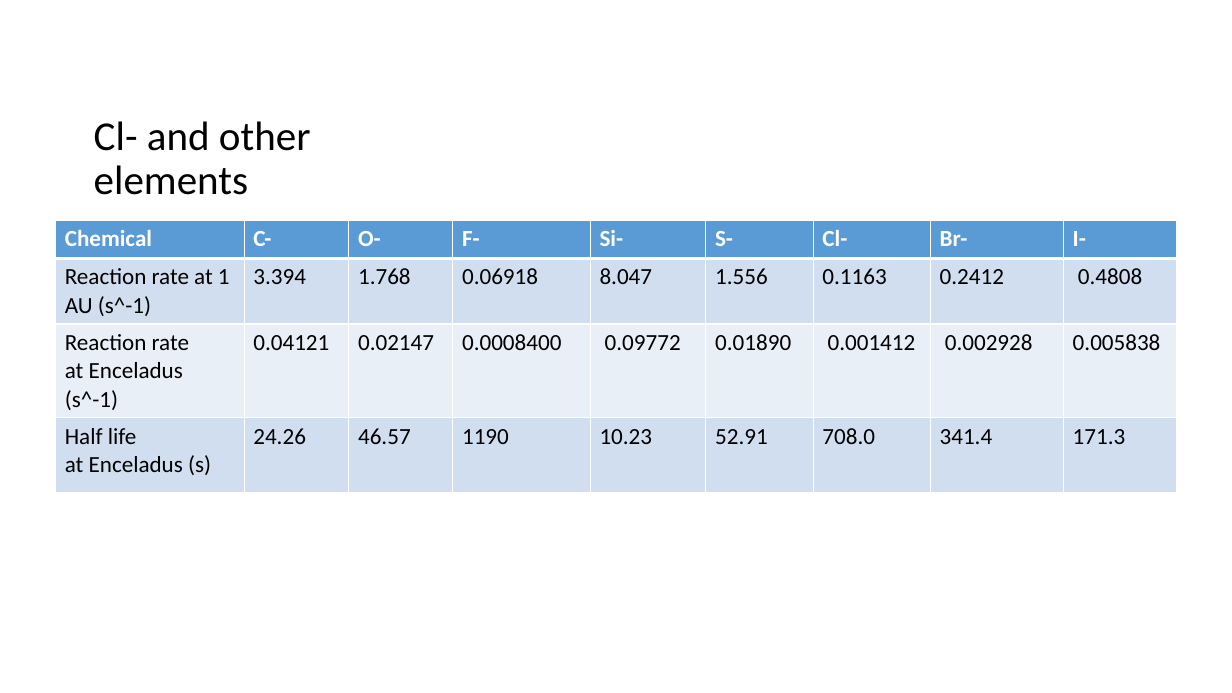
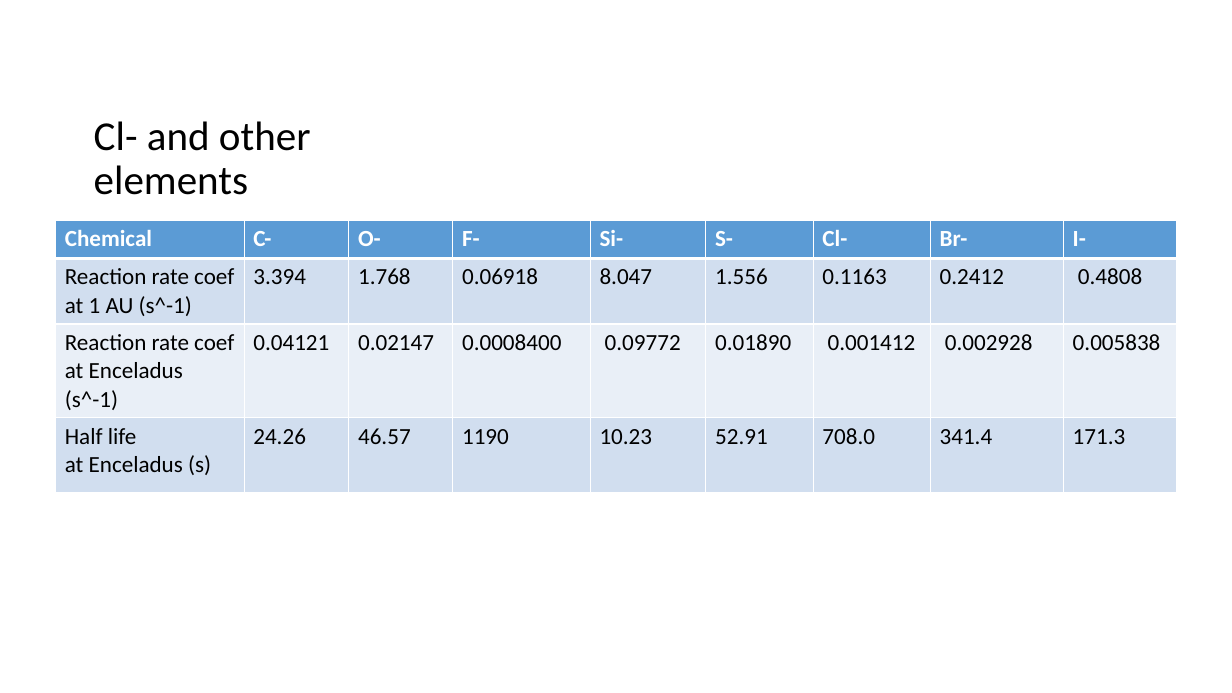
Before and after one commit to CubeOvO/Saturn, a slide deck: slide 5 of week4/Photodetachment Rate at Saturn - Draft.pptx. Drawn at 1232x693 pixels with LibreOffice and Linux fonts; fonts in the diff are those of the drawing. Boxes give left, top, right and bottom in pixels: in the first picture for what was removed or moved away, otherwise in the second. Text is boxed around its words. In the diff, an @@ line names an element or a change of style, - is before the commit and + after.

```diff
--- a/week4/Photodetachment Rate at Saturn - Draft.pptx
+++ b/week4/Photodetachment Rate at Saturn - Draft.pptx
@@ table at bbox=[55, 220, 1177, 479] @@
-row 2, column 1: Reaction rate at 1 AU (s^-1)
+row 2, column 1: Reaction rate coef at 1 AU (s^-1)
-row 3, column 1: Reaction rate / at Enceladus (s^-1)
+row 3, column 1: Reaction rate coef / at Enceladus (s^-1)
```
Also in this commit, not shown: 8 other slides changed.
